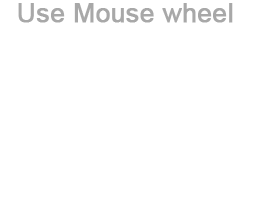
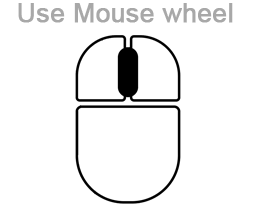
The second (256, 204) image is a revision of the first. Changes to its layers:
painted on "Layer 4" over bbox(75, 35, 181, 204)
